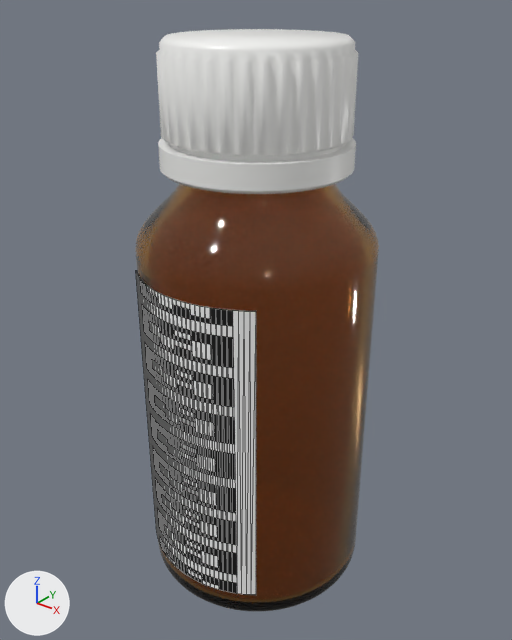
A saved change to the glTF model assets/amber-bottles/labelled/SMP-0019_2009925844322.glb.
Camera for both pictures: a 50 mm camera at (0.0657, -0.0825, 0.0984) aimed at (-0.0006, 0.0005, 0.047). Arrows for +X, +Y and +Z are at lower left; the lights stay in place. The picture after the commit comes second. Mesh edges are drawn as thin lines on the coarser meshes. Where no turn or scale is listed for an object, it has been applied to the vertices. Vertices at exactly the same position are counted once.

In view in the first picture: 'Bottle_050ml', 'Cap_050ml_PP25', 'Label_SMP-0019'.
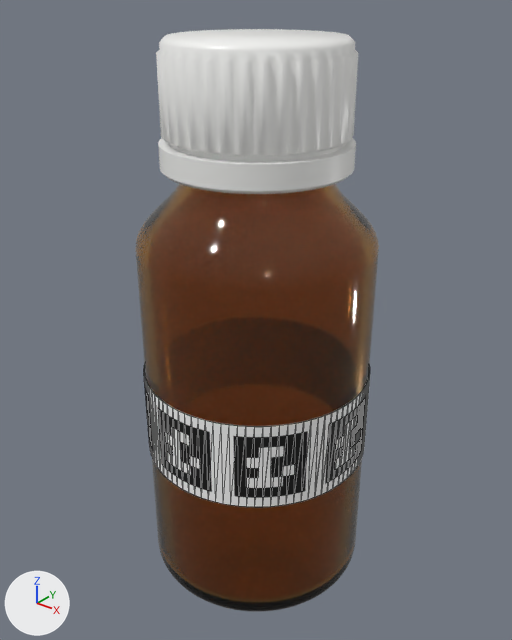
What differs and where, as boxes [x1, y1, x2, y2] in the pictures (512 x 640 px):
'Label_SMP-0019', reshaped: before [136, 272, 256, 595]; after [144, 365, 370, 507]
part 1 of me_label_smp_0019, added: after [144, 365, 370, 507]
part 2 of me_label_smp_0019, deleted: before [136, 272, 256, 595]

The change, as a diff of the scene's bpy script:
```diff
--- a/assets/amber-bottles/labelled/SMP-0019_2009925844322.glb.py
+++ b/assets/amber-bottles/labelled/SMP-0019_2009925844322.glb.py
@@ me_label_smp_0019 @@
 # used by ob_label_smp_0019; location = (0.0, 0.0, 0.0)
-me_label_smp_0019.from_pydata(...)  # 132 vertices, 128 faces; spans x -0.0118..0.0118, y -0.019..-0.0149, z 0.0058..0.0579
+me_label_smp_0019.from_pydata(...)  # 388 vertices, 384 faces; spans x -0.019..0.019, y -0.019..0.019, z 0.0244..0.0393
+# me_label_smp_0019 part 1: 388 vertices added at x -0.019..0.019, y -0.019..0.019, z 0.0244..0.0393
+# me_label_smp_0019 part 2: 132 vertices removed from x -0.0118..0.0118, y -0.019..-0.0149, z 0.0058..0.0579
 me_label_smp_0019.materials.append(mat_label_paper)
```
